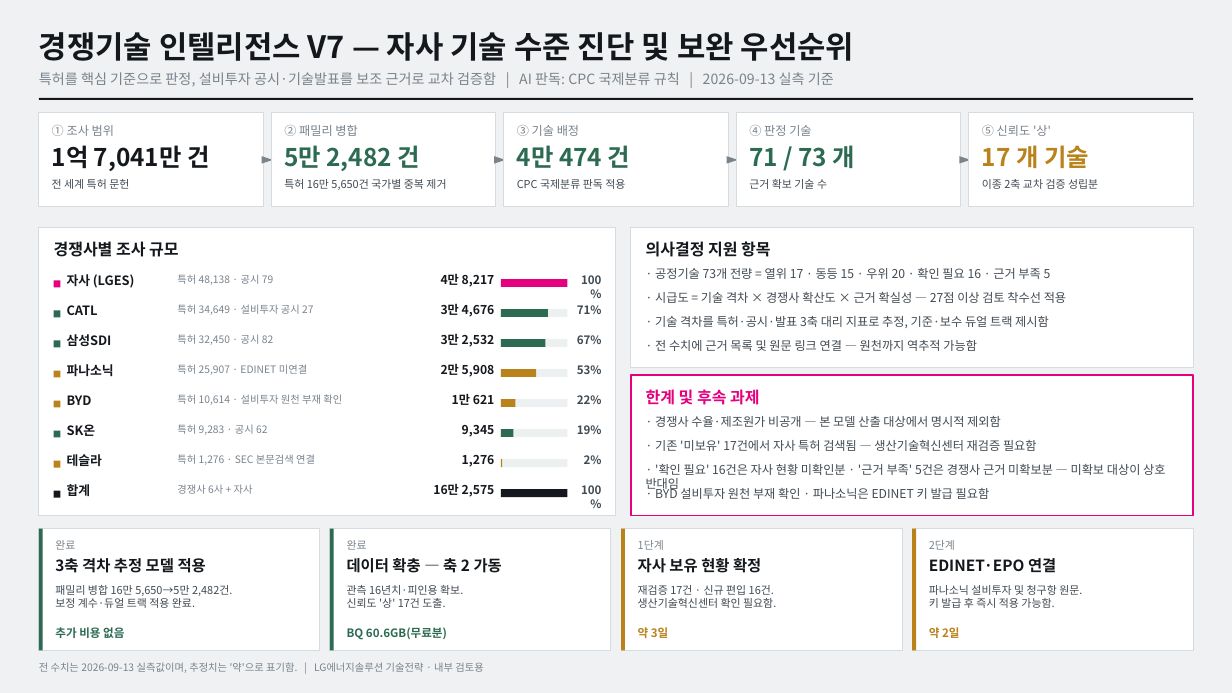
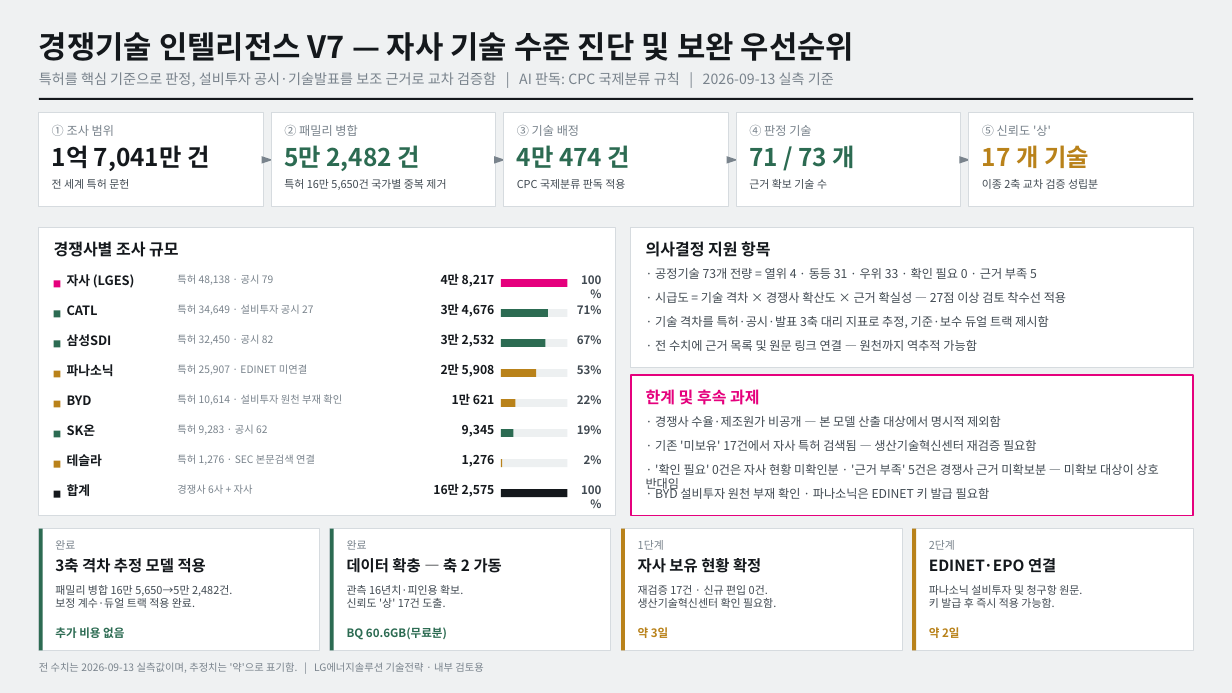
Before and after one commit to blastment-web/AI, a slide deck: slide 1 of docs/경쟁기술_인텔리전스_구조_V7.pptx. Drawn at 1232x693 pixels with LibreOffice and Linux fonts; fonts in the diff are those of the drawing. Boxes give left, top, right and bottom in pixels: in the first picture for what was removed or moved away, otherwise in the second. Text is boxed around its words. In the diff, an @@ line names an element or a change of style, - is before the commit and + after.

```diff
--- a/docs/경쟁기술_인텔리전스_구조_V7.pptx
+++ b/docs/경쟁기술_인텔리전스_구조_V7.pptx
@@ text at bbox=[655, 268, 1037, 279]: text changed @@
-· 공정기술 73개 전량 = 열위 17 · 동등 15 · 우위 20 · 확인 필요 16 · 근거 부족 5
+· 공정기술 73개 전량 = 열위 4 · 동등 31 · 우위 33 · 확인 필요 0 · 근거 부족 5
@@ text at bbox=[646, 464, 1158, 493]: text changed @@
-· '확인 필요' 16건은 자사 현황 미확인분 · '근거 부족' 5건은 경쟁사 근거 미확보분 — 미확보 대상이 상호 반대임
+· '확인 필요' 0건은 자사 현황 미확인분 · '근거 부족' 5건은 경쟁사 근거 미확보분 — 미확보 대상이 상호 반대임
@@ text at bbox=[638, 585, 776, 608]: text changed @@
-재검증 17건 · 신규 편입 16건.
-생산기술혁신센터 확인 필요함.
+재검증 17건 · 신규 편입 0건.
+생산기술혁신센터 확인 필요함.
```
Also in this commit, not shown: 6 other files.
